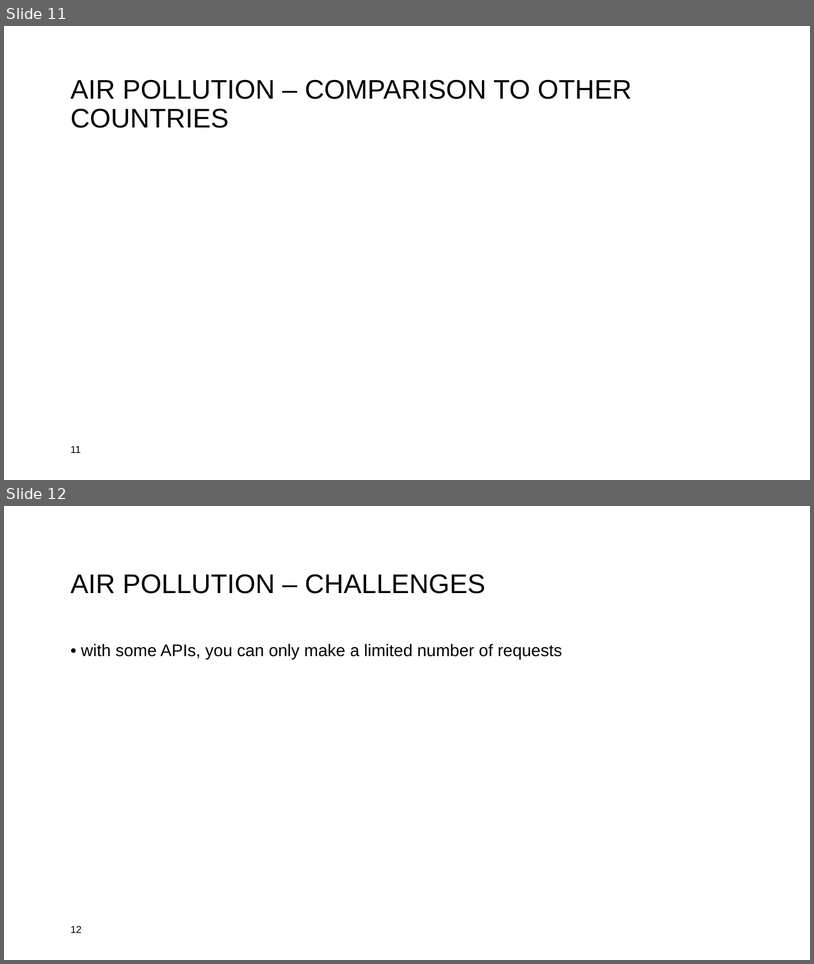
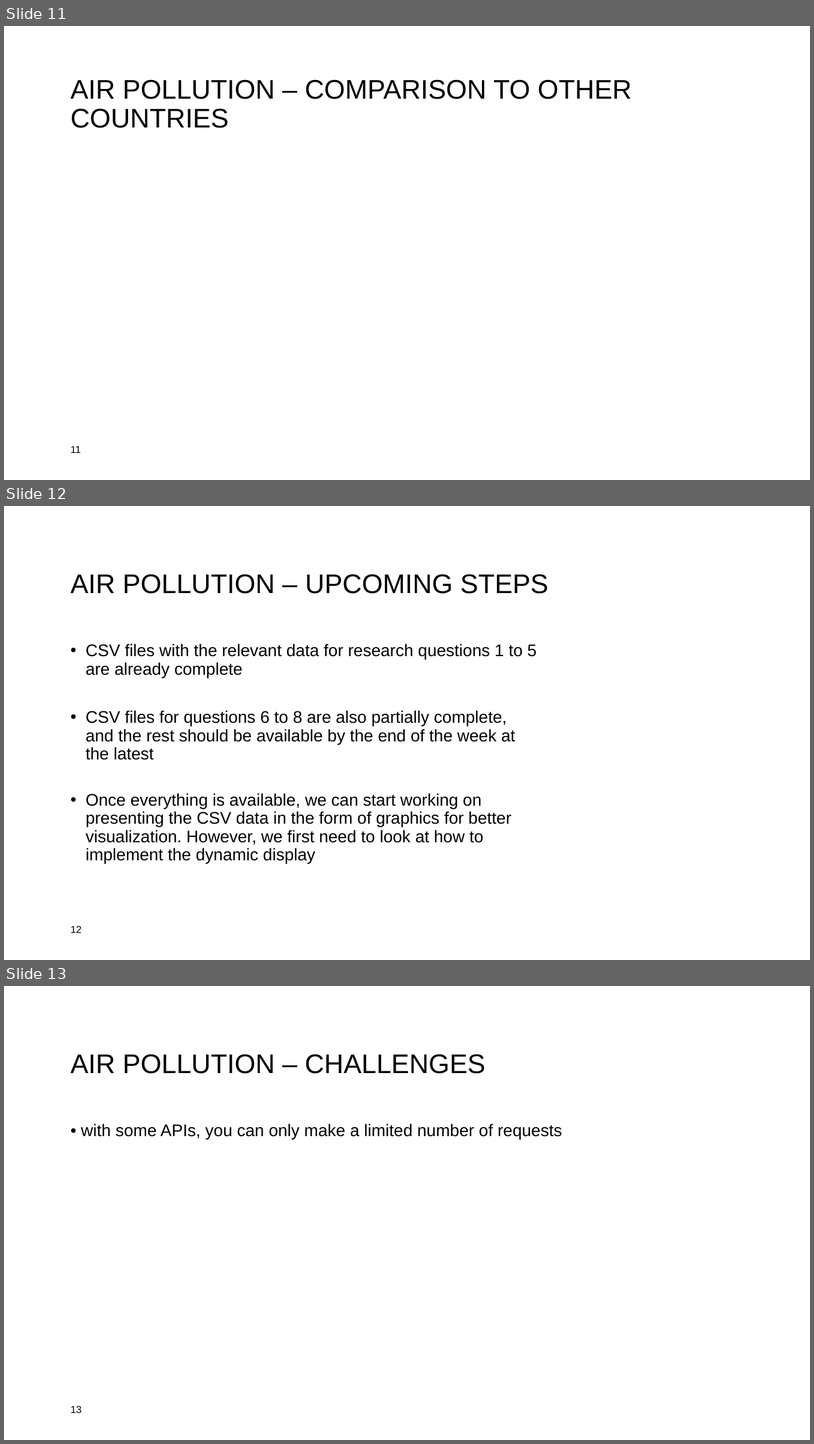
Before and after one commit to lennartklose96/DataScienceProject, a slide deck: Data-Science-Project2Präsi.pptx. Shown one above the other, each under a label of ours: slides 11 and 12 before the commit, slides 11, 12 and 13 after it. The pictures are 814x964 and 814x1444 pixels, drawn with LibreOffice and Linux fonts; fonts in the diff are those of the drawing; background and template pictures are left out. Boxes give left, top, right and bottom in pixels: in the first picture for what was removed or moved away, otherwise in the second. Text is boxed around its words. In the diff, an @@ line names an element or a change of style, - is before the commit and + after.

Commit message:
upcoming steps ergänzt

```diff
--- a/Data-Science-Project2Präsi.pptx
+++ b/Data-Science-Project2Präsi.pptx
@@ slide 12 added at <box>4,506,810,960</box>, background #FFFFFF @@
@@ title added at <box>71,574,549,594</box>, 32 pt, text #000000 @@
+AIR POLLUTION – UPCOMING STEPS
@@ text added at <box>86,643,537,863</box>, 20 pt, text #000000 @@
+• CSV files with the relevant data for research questions 1 to 5 are already complete
+• CSV files for questions 6 to 8 are also partially complete, and the rest should be available by the end of the week at the latest
+• Once everything is available, we can start working on presenting the CSV data in the form of graphics for better visualization. However, we first need to look at how to implement the dynamic display
@@ page number added at <box>71,925,82,933</box>, 12 pt, text #000000 @@
+12
@@ what was slide 12 is now slide 13 @@
@@ page number at <box>71,1405,82,1413</box>: text changed @@
-12
+13
```
Also in this commit, not shown: 1 slide changed, 1 other file.
